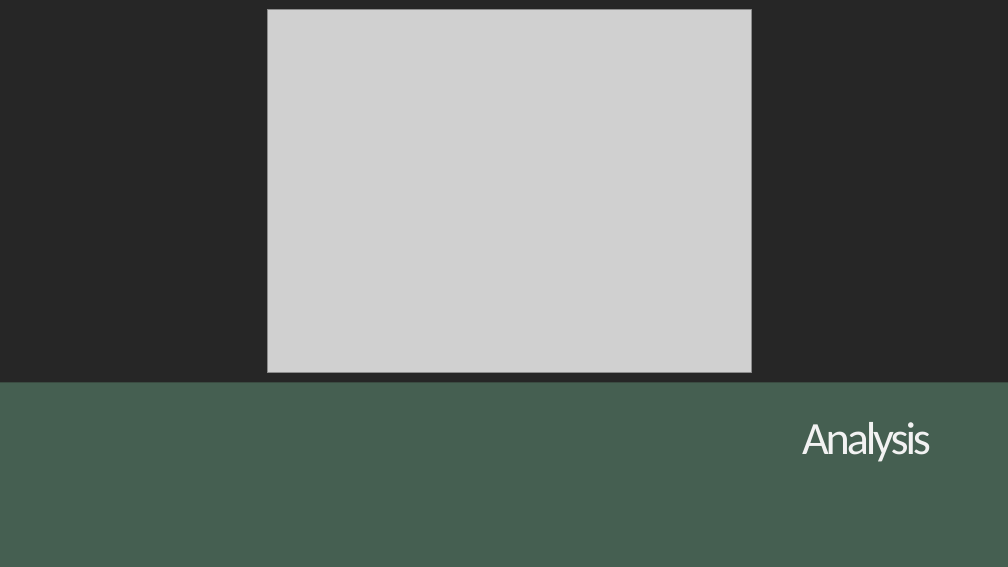
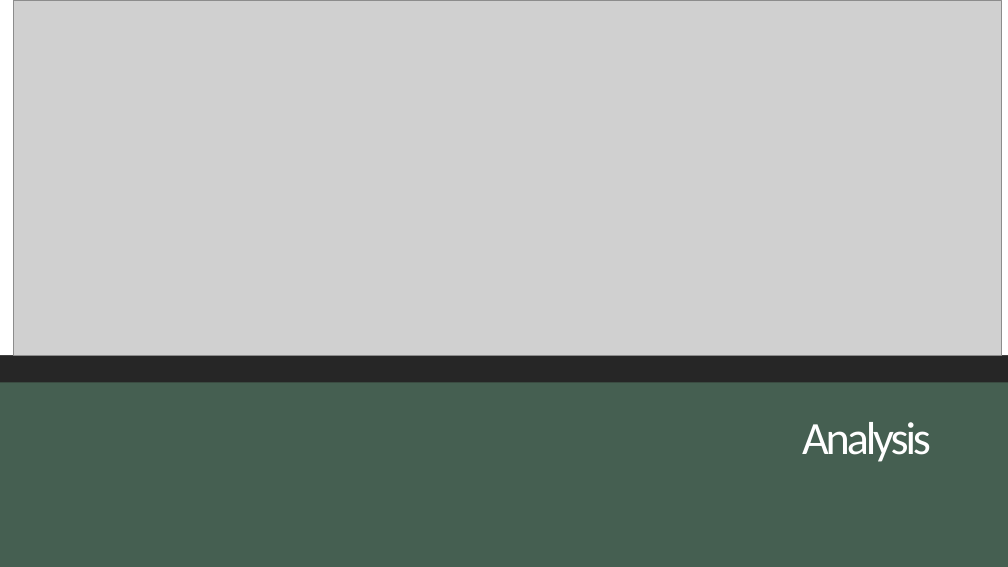
Before and after one commit to ashleighdevito/Cryptocurrency, a slide deck: slide 8 of Presentation/1_cryptocurrency_presentation.pptx. Drawn at 1008x567 pixels with LibreOffice and Linux fonts; fonts in the diff are those of the drawing; grey boxes stand for pictures. Boxes give left, top, right and bottom in pixels: in the first picture for what was removed or moved away, otherwise in the second. Text is boxed around its words. In the diff, an @@ line names an element or a change of style, - is before the commit and + after.

```diff
--- a/Presentation/1_cryptocurrency_presentation.pptx
+++ b/Presentation/1_cryptocurrency_presentation.pptx
@@ rectangle added at <box>0,0,1008,355</box>, fill #FFFFFF @@
@@ picture added at <box>14,0,1002,355</box> @@
@@ picture removed at <box>268,10,752,373</box> @@
```
Also in this commit, not shown: 11 other slides changed, 1 slide added, 16 other files.
